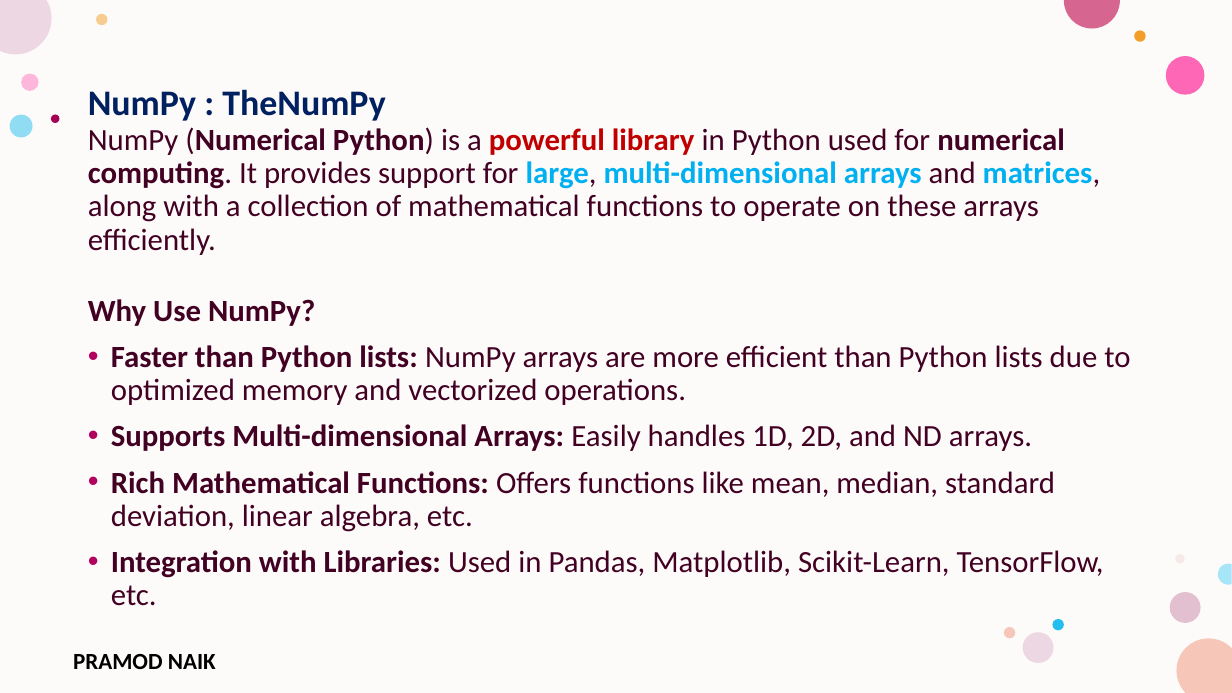
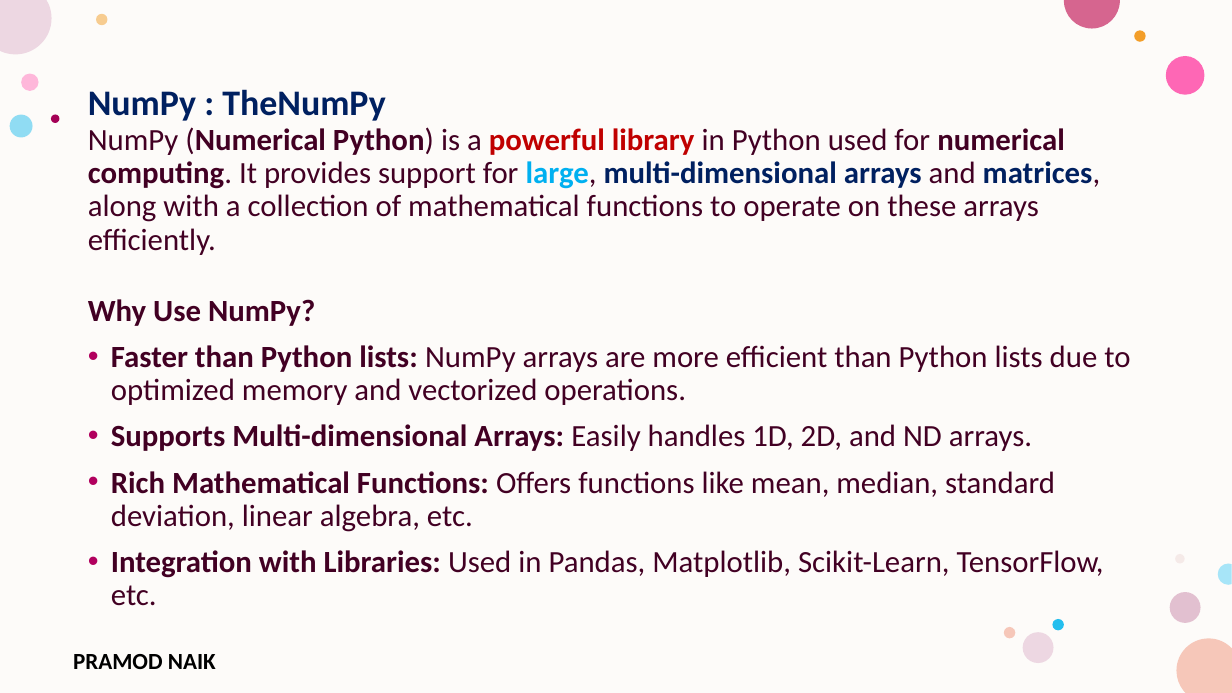
Before and after one commit to PRAMODNAIK-DEV/Python-Predictive-Analytics-Workshop, a slide deck: slide 9 of Introduction to Predictive Analysis.pptx. Drawn at 1232x693 pixels with LibreOffice and Linux fonts; fonts in the diff are those of the drawing; background and template pictures are left out. Boxes give left, top, right and bottom in pixels: in the first picture for what was removed or moved away, otherwise in the second. Text is boxed around its words. In the diff, an @@ line names an element or a change of style, - is before the commit and + after.

```diff
--- a/Introduction to Predictive Analysis.pptx
+++ b/Introduction to Predictive Analysis.pptx
@@ text at box(88, 89, 1101, 255): text colour #00B0F0 to #002060 in "multi-dimensional arrays matrices," @@
```
Also in this commit, not shown: 2 other slides changed, 3 slides added, 1 other file.
